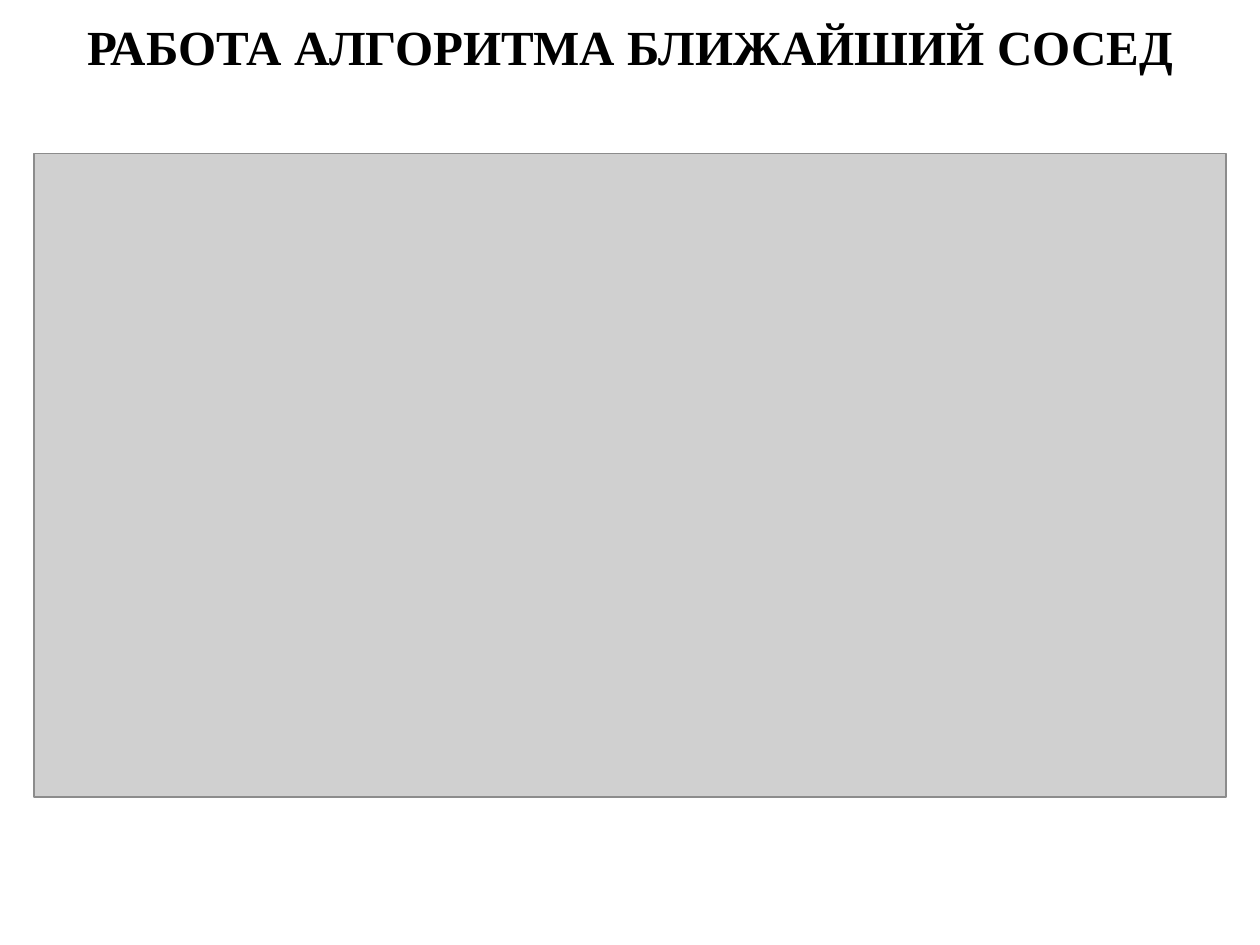
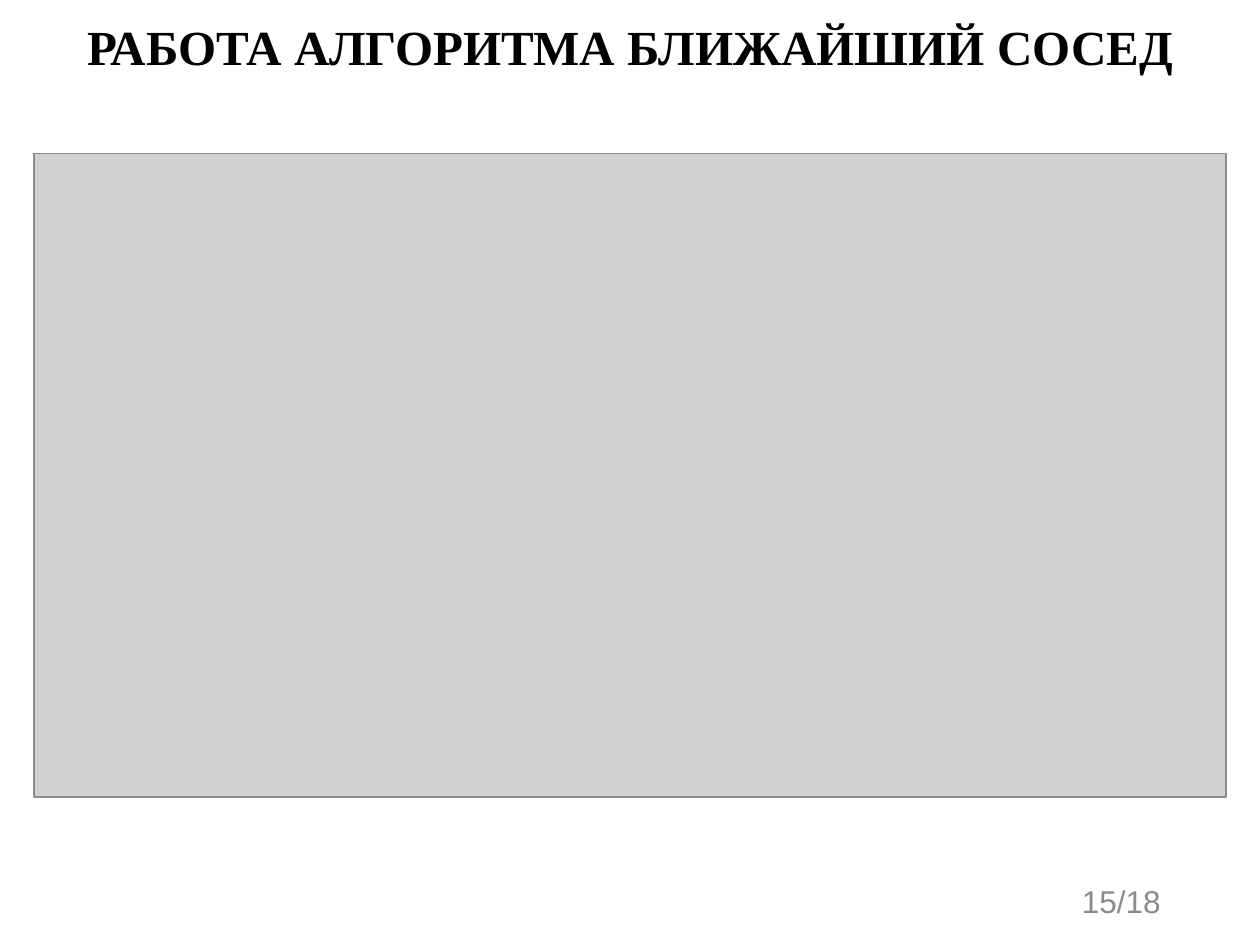
Before and after one commit to evgenkot/uav-route-calculation, a slide deck: slide 15 of doc/Raschupkin_EV_UAV_Route_Planning.pptx (slide 14 before the commit). Drawn at 1260x945 pixels with LibreOffice and Linux fonts; fonts in the diff are those of the drawing; grey boxes stand for pictures. Boxes give left, top, right and bottom in pixels: in the first picture for what was removed or moved away, otherwise in the second. Text is boxed around its words. In the diff, an @@ line names an element or a change of style, - is before the commit and + after.

```diff
--- a/doc/Raschupkin_EV_UAV_Route_Planning.pptx
+++ b/doc/Raschupkin_EV_UAV_Route_Planning.pptx
@@ page number added at [1082, 890, 1161, 913], 18 pt, text #8C8C8C @@
+15/18
```
Also in this commit, not shown: 16 other slides changed, 1 slide added, 1 other file.
